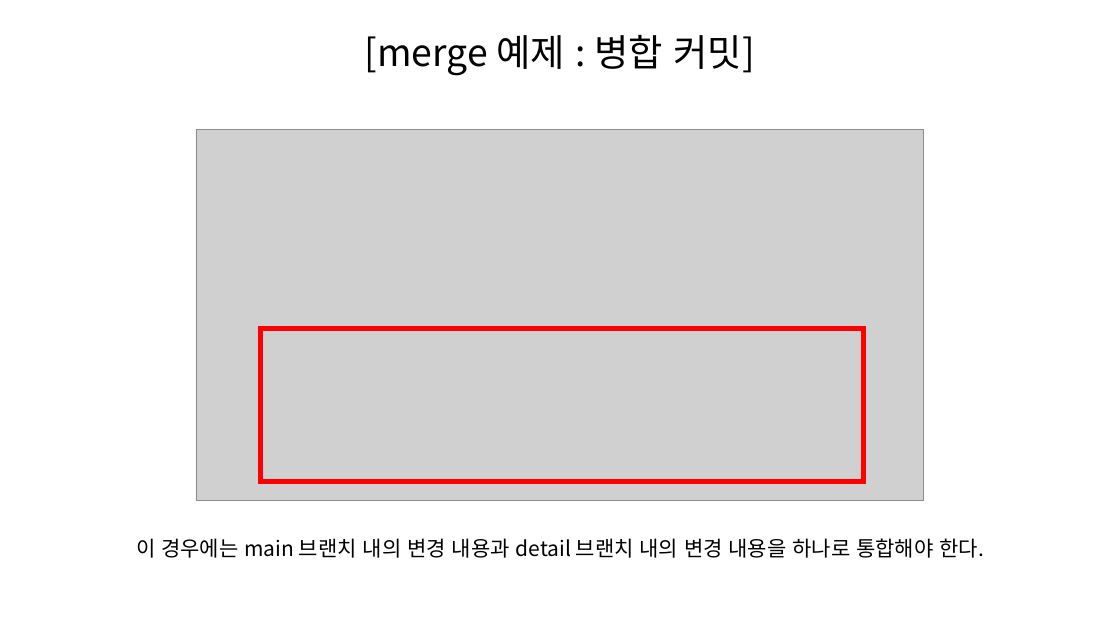
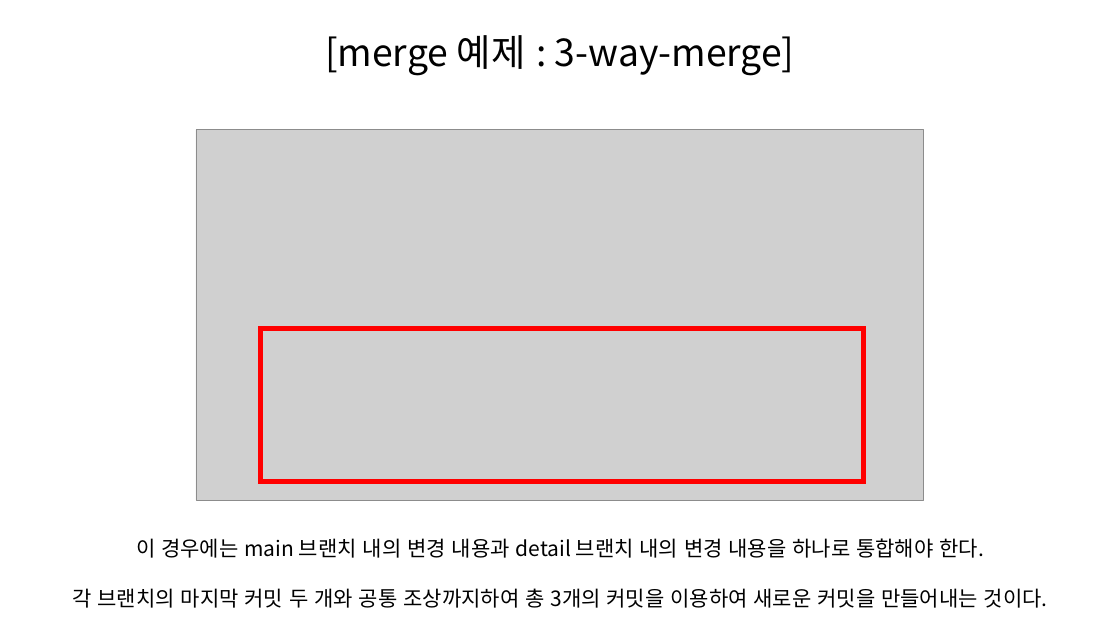
Before and after one commit to SeungHeeNoh/study_well, a slide deck: slide 16 of docs/4. merge.pptx. Drawn at 1120x630 pixels with LibreOffice and Linux fonts; fonts in the diff are those of the drawing; grey boxes stand for pictures. Boxes give left, top, right and bottom in pixels: in the first picture for what was removed or moved away, otherwise in the second. Text is boxed around its words. In the diff, an @@ line names an element or a change of style, - is before the commit and + after.

Commit message:
study 자료 수정 > 3-way-merge내용 추가

```diff
--- a/docs/4. merge.pptx
+++ b/docs/4. merge.pptx
@@ text at box(325, 35, 795, 76): text changed @@
-[merge 예제 : 병합 커밋]
+[merge 예제 : 3-way-merge]
@@ text "이 경우에는 main 브랜치 내의 ...": place and size @@
-text "이 경우에는 main 브랜치 내의 ..." at box(136, 538, 984, 558)
+text "이 경우에는 main 브랜치 내의 ..." at box(72, 538, 1048, 608)
@@ text at box(72, 588, 1048, 608): paragraph added @@
+각 브랜치의 마지막 커밋 두 개와 공통 조상까지하여 총 3개의 커밋을 이용하여 새로운 커밋을 만들어내는 것이다.
```
Also in this commit, not shown: 5 other slides changed.
